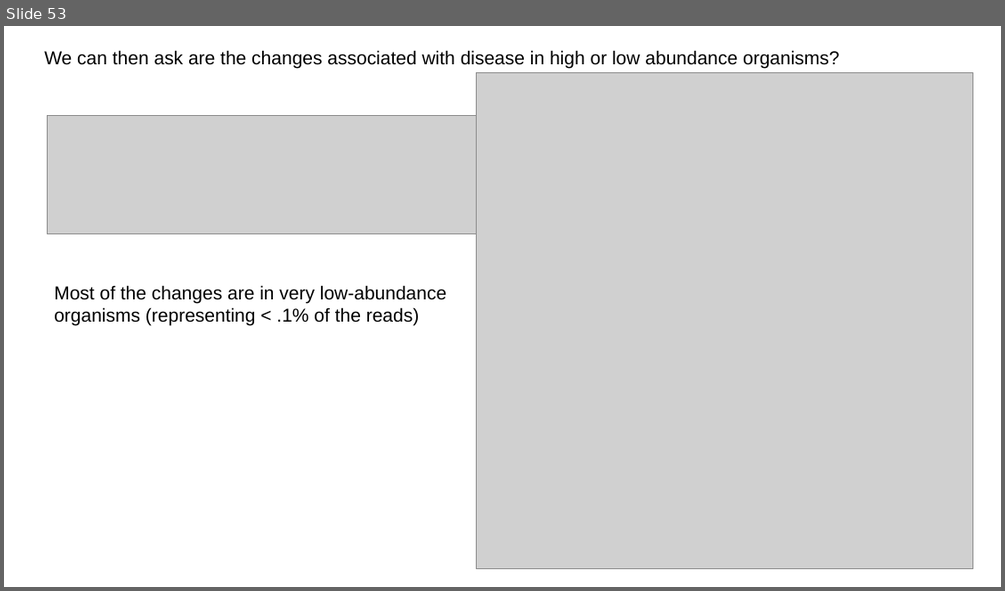
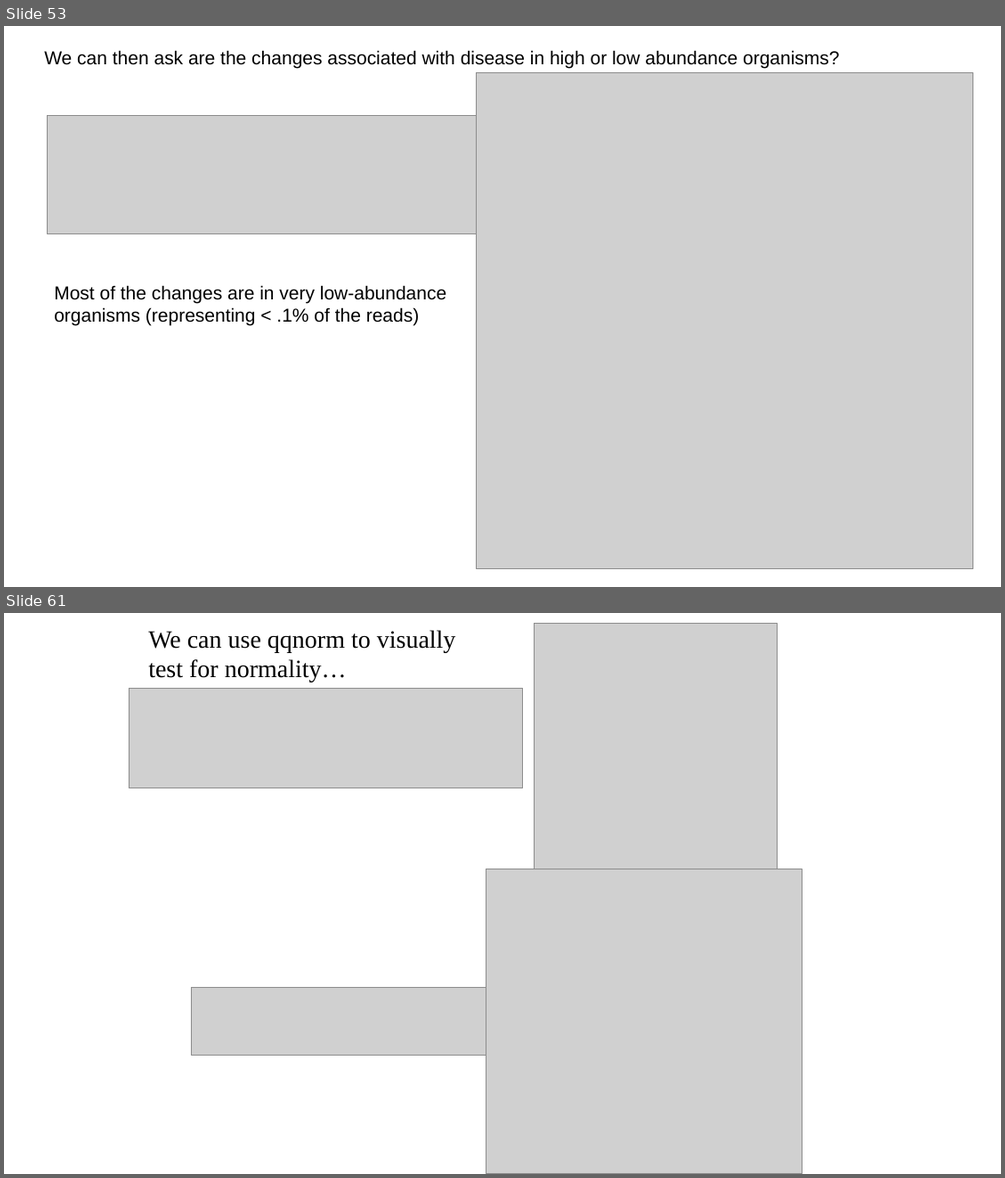
Before and after one commit to afodor/afodor.github.io, a slide deck: classes/ChapelHill2016/ChapelHillWorkshop_Fodor.pptx. Shown one above the other, each under a label of ours: slide 53 before the commit, slides 53 and 61 after it; the slides between them are not shown. The pictures are 1005x591 and 1005x1178 pixels, drawn with LibreOffice and Linux fonts; fonts in the diff are those of the drawing; grey boxes stand for pictures. Boxes give left, top, right and bottom in pixels: in the first picture for what was removed or moved away, otherwise in the second. Text is boxed around its words. In the diff, an @@ line names an element or a change of style, - is before the commit and + after.

Commit message:
add normality assumptions

```diff
--- a/classes/ChapelHill2016/ChapelHillWorkshop_Fodor.pptx
+++ b/classes/ChapelHill2016/ChapelHillWorkshop_Fodor.pptx
@@ slide 61 added at <box>4,613,1001,1174</box>, background #FFFFFF @@
@@ text added at <box>148,630,456,682</box>, 24 pt, text #000000 @@
+We can use qqnorm to visually
+test for normality…
@@ picture added at <box>534,623,777,868</box> @@
@@ picture added at <box>129,688,523,788</box> @@
@@ picture added at <box>486,868,802,1173</box> @@
@@ picture added at <box>191,987,500,1055</box> @@
```
Also in this commit, not shown: 6 slides changed, 15 other slides added.
